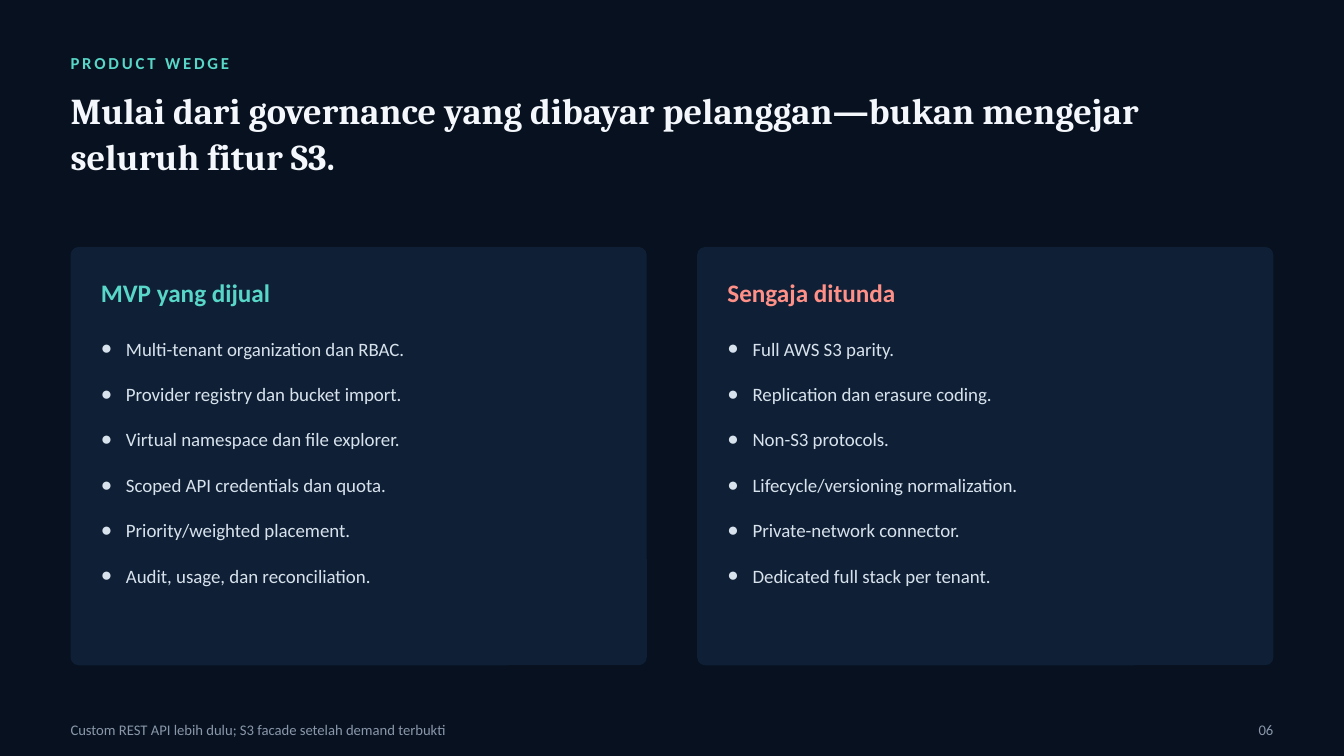
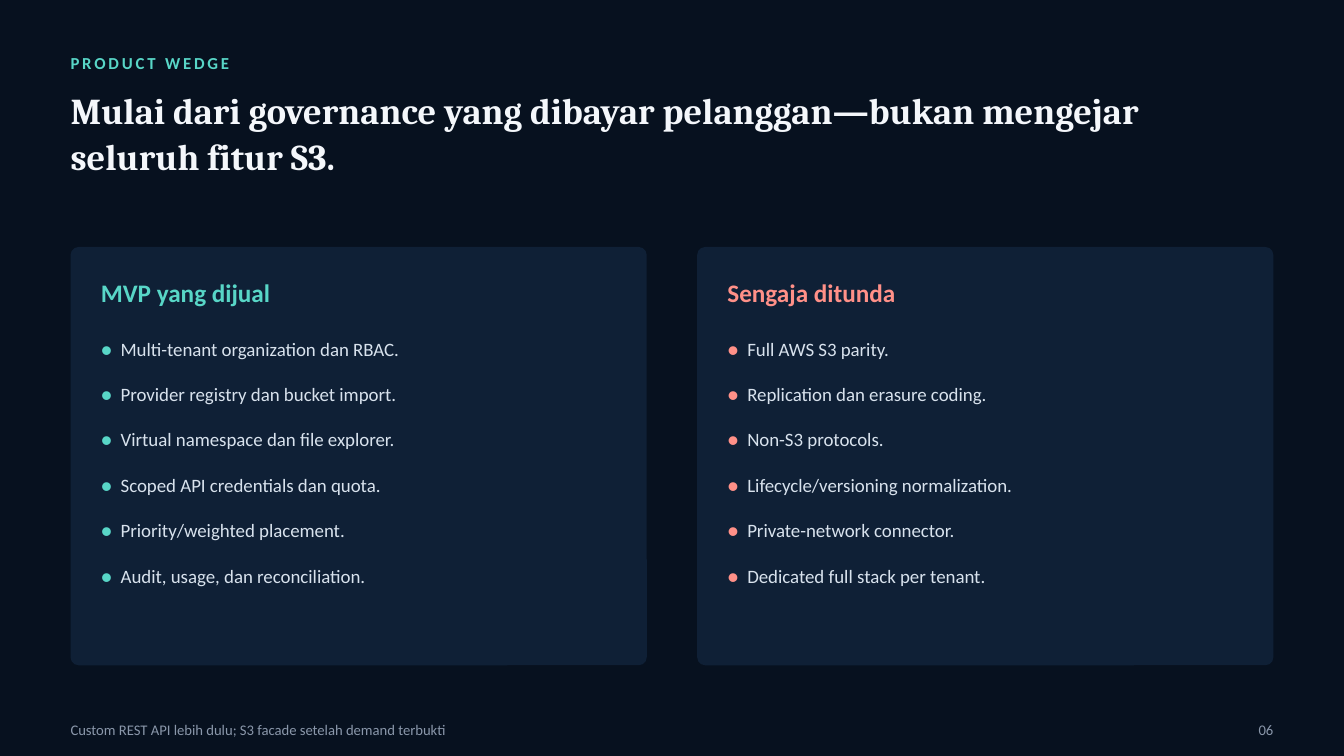
Before and after one commit to climsa/multi-object-storage-provider, a slide deck: slide 6 of project-docs/INVESTOR_DECK.pptx. Drawn at 1344x756 pixels with LibreOffice and Linux fonts; fonts in the diff are those of the drawing. Boxes give left, top, right and bottom in pixels: in the first picture for what was removed or moved away, otherwise in the second. Text is boxed around its words. In the diff, an @@ line names an element or a change of style, - is before the commit and + after.

```diff
--- a/project-docs/INVESTOR_DECK.pptx
+++ b/project-docs/INVESTOR_DECK.pptx
@@ text at bbox=[121, 343, 399, 587]: text changed @@
-● Multi-tenant organization dan RBAC.
-● Provider registry dan bucket import.
-● Virtual namespace dan file explorer.
-● Scoped API credentials dan quota.
-● Priority/weighted placement.
-● Audit, usage, dan reconciliation.
+● Multi-tenant organization dan RBAC.
+● Provider registry dan bucket import.
+● Virtual namespace dan file explorer.
+● Scoped API credentials dan quota.
+● Priority/weighted placement.
+● Audit, usage, dan reconciliation.
@@ text at bbox=[747, 343, 1012, 586]: text changed @@
-● Full AWS S3 parity.
-● Replication dan erasure coding.
-● Non-S3 protocols.
-● Lifecycle/versioning normalization.
-● Private-network connector.
-● Dedicated full stack per tenant.
+● Full AWS S3 parity.
+● Replication dan erasure coding.
+● Non-S3 protocols.
+● Lifecycle/versioning normalization.
+● Private-network connector.
+● Dedicated full stack per tenant.
```
Also in this commit, not shown: 6 other slides changed.
